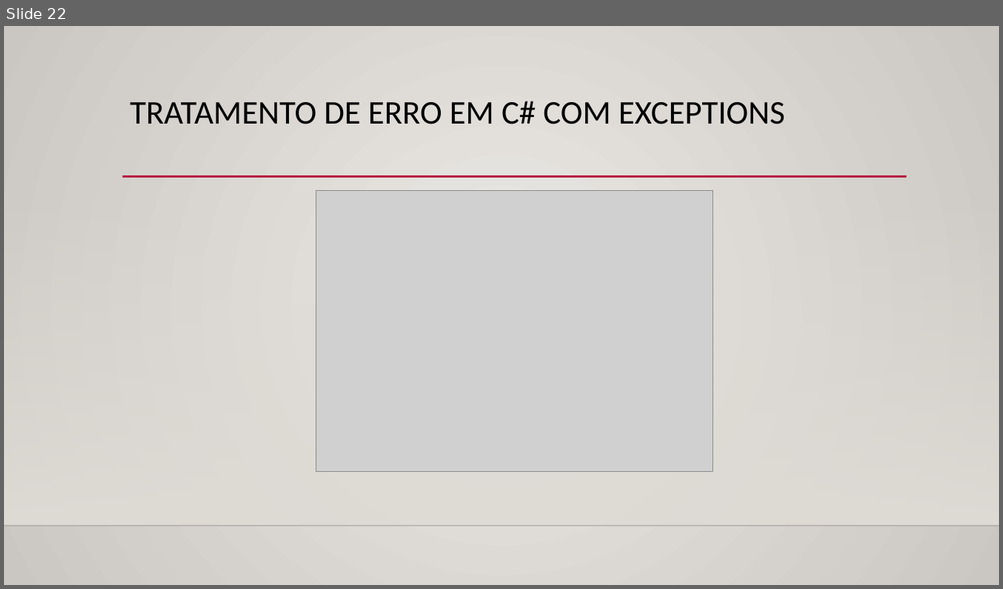
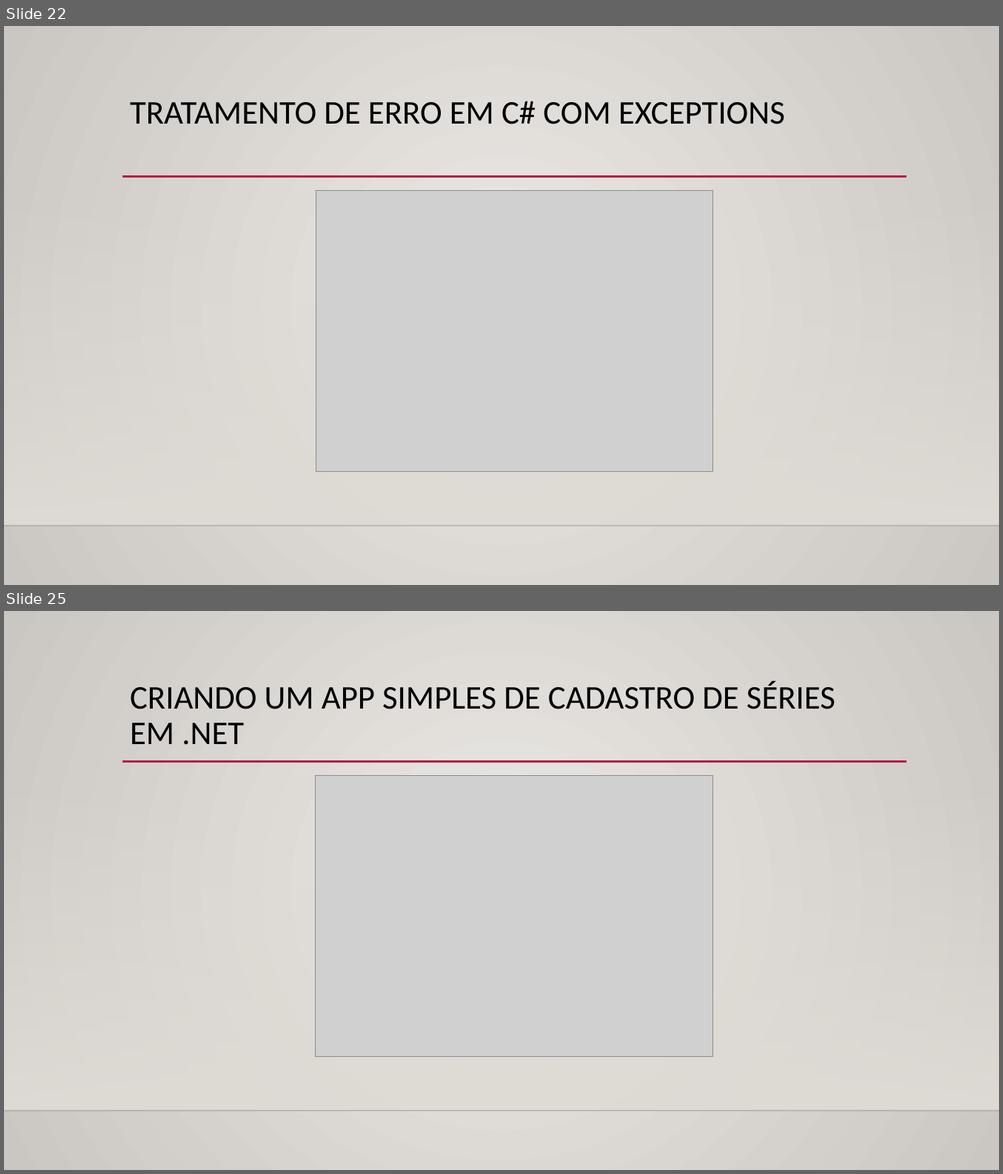
Before and after one commit to Rosem111/Evolu-o-na-DIO, a slide deck: Conquistas/Conquistas.pptx. Shown one above the other, each under a label of ours: slide 22 before the commit, slides 22 and 25 after it; the slides between them are not shown. The pictures are 1003x589 and 1003x1174 pixels, drawn with LibreOffice and Linux fonts; fonts in the diff are those of the drawing; grey boxes stand for pictures; background and template pictures are left out. Boxes give left, top, right and bottom in pixels: in the first picture for what was removed or moved away, otherwise in the second. Text is boxed around its words. In the diff, an @@ line names an element or a change of style, - is before the commit and + after.

```diff
--- a/Conquistas/Conquistas.pptx
+++ b/Conquistas/Conquistas.pptx
@@ slide 25 added at [4, 611, 999, 1170], background gradient #ECEAE7 to #CAC7C1; not listed: 3 template elements that a slide beside it also shows @@
@@ title added at [130, 681, 835, 745], 32 pt, text #000000 @@
+CRIANDO UM APP SIMPLES DE CADASTRO DE SÉRIES EM .NET
@@ picture added at [316, 775, 714, 1056] @@
```
Also in this commit, not shown: 2 other slides added.
